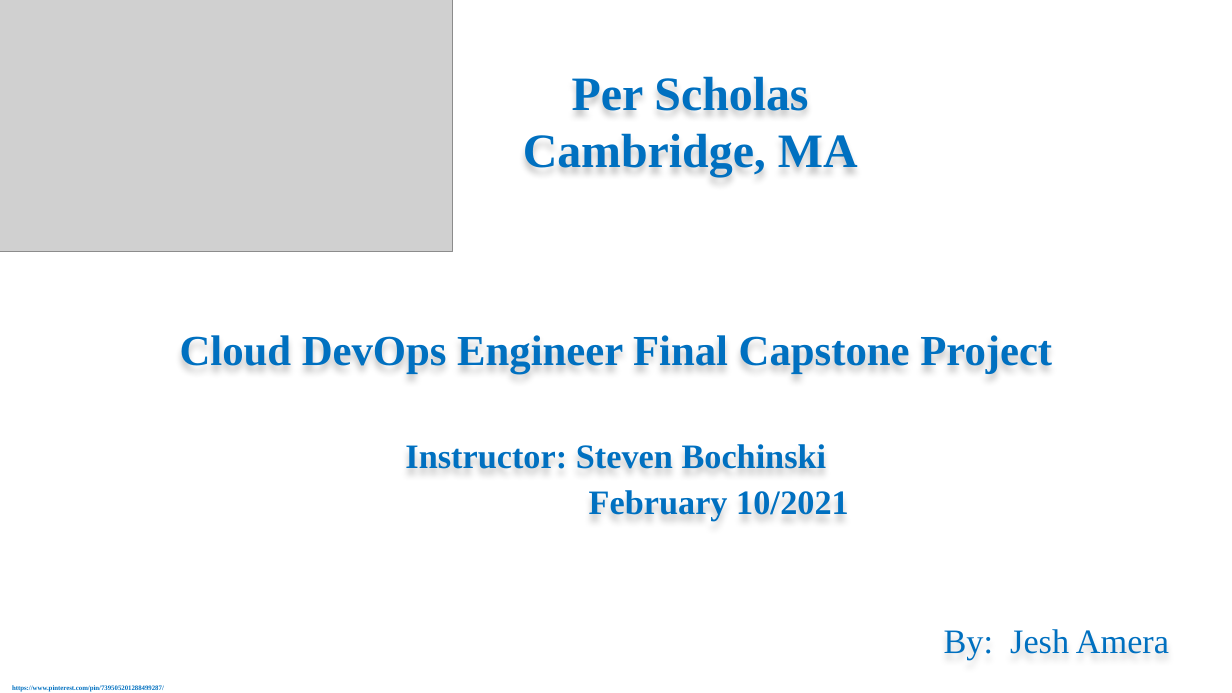
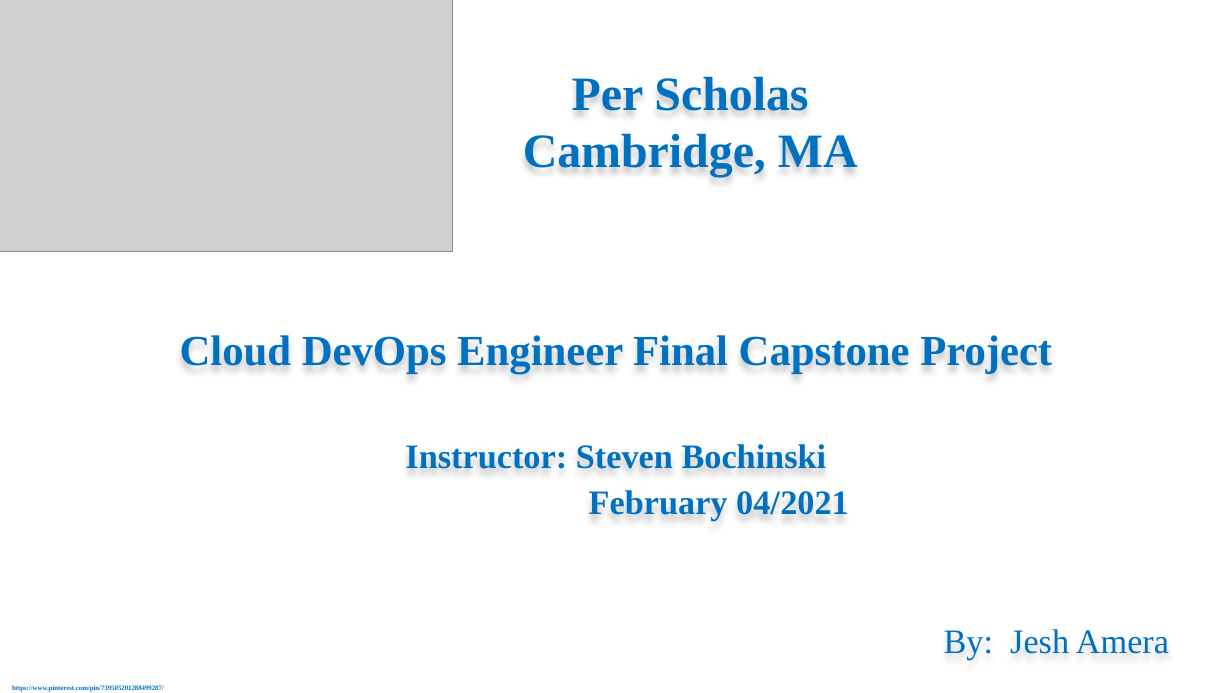
Before and after one commit to simulationpoint/Cloud-DevOps-Engineer-Capstone-Project, a slide deck: slide 1 of CloudDevOpsIntro.pptx. Drawn at 1232x693 pixels with LibreOffice and Linux fonts; fonts in the diff are those of the drawing; grey boxes stand for pictures. Boxes give left, top, right and bottom in pixels: in the first picture for what was removed or moved away, otherwise in the second. Text is boxed around its words. In the diff, an @@ line names an element or a change of style, - is before the commit and + after.

```diff
--- a/CloudDevOpsIntro.pptx
+++ b/CloudDevOpsIntro.pptx
@@ subtitle at box(589, 490, 849, 521): text changed @@
-February 10/2021
+February 04/2021
```
Also in this commit, not shown: 6 other files.
